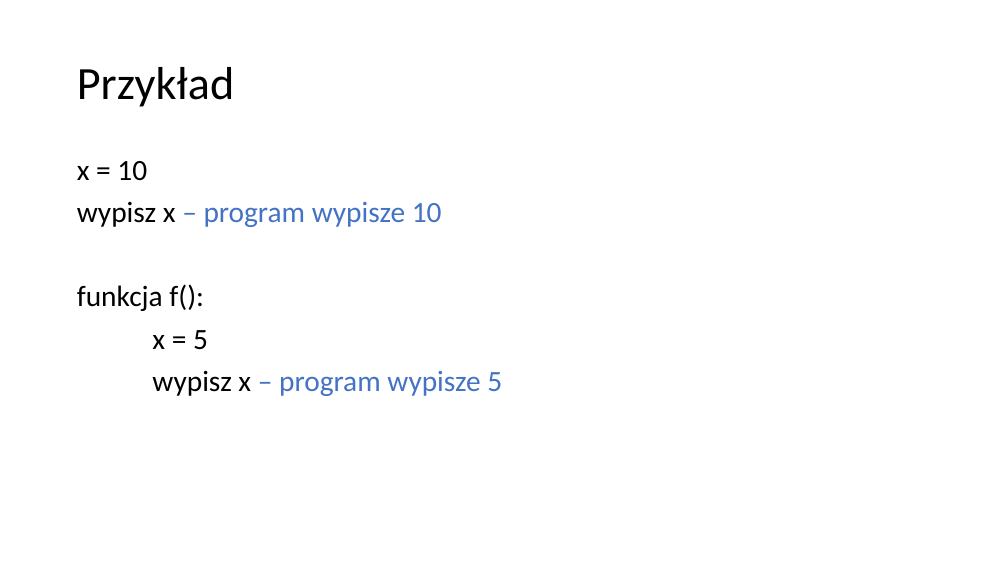
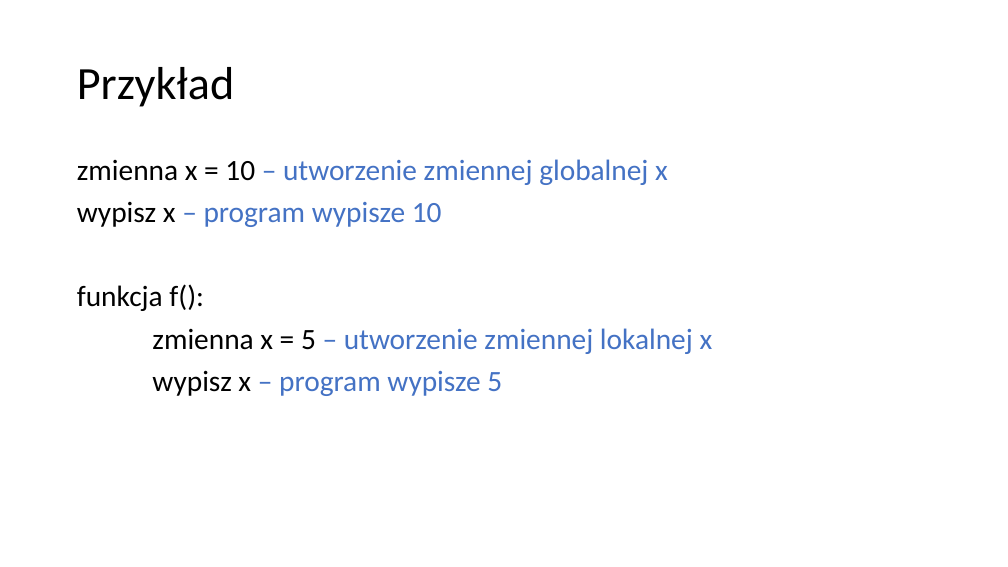
Before and after one commit to blackbat13/CS-HTiEW, a slide deck: slide 5 of Wprowadzenie do funkcji/III. Wprowadzenie do funkcji - globalność i lokalność zmiennych/Globalność i lokalność.pptx. Drawn at 1008x567 pixels with LibreOffice and Linux fonts; fonts in the diff are those of the drawing. Boxes give left, top, right and bottom in pixels: in the first picture for what was removed or moved away, otherwise in the second. Text is boxed around its words. In the diff, an @@ line names an element or a change of style, - is before the commit and + after.

```diff
--- a/Wprowadzenie do funkcji/III. Wprowadzenie do funkcji - globalność i lokalność zmiennych/Globalność i lokalność.pptx
+++ b/Wprowadzenie do funkcji/III. Wprowadzenie do funkcji - globalność i lokalność zmiennych/Globalność i lokalność.pptx
@@ text at (77,159,668,185): text changed; text colour #000000 to #4472C4 @@
-x = 10
+zmienna x = 10 – utworzenie zmiennej globalnej x
@@ text at (152,328,713,354): text changed; text colour #000000 to #4472C4 @@
-x = 5
+zmienna x = 5 – utworzenie zmiennej lokalnej x
```
Also in this commit, not shown: 2 other slides changed, 4 slides added, 1 slide removed.
